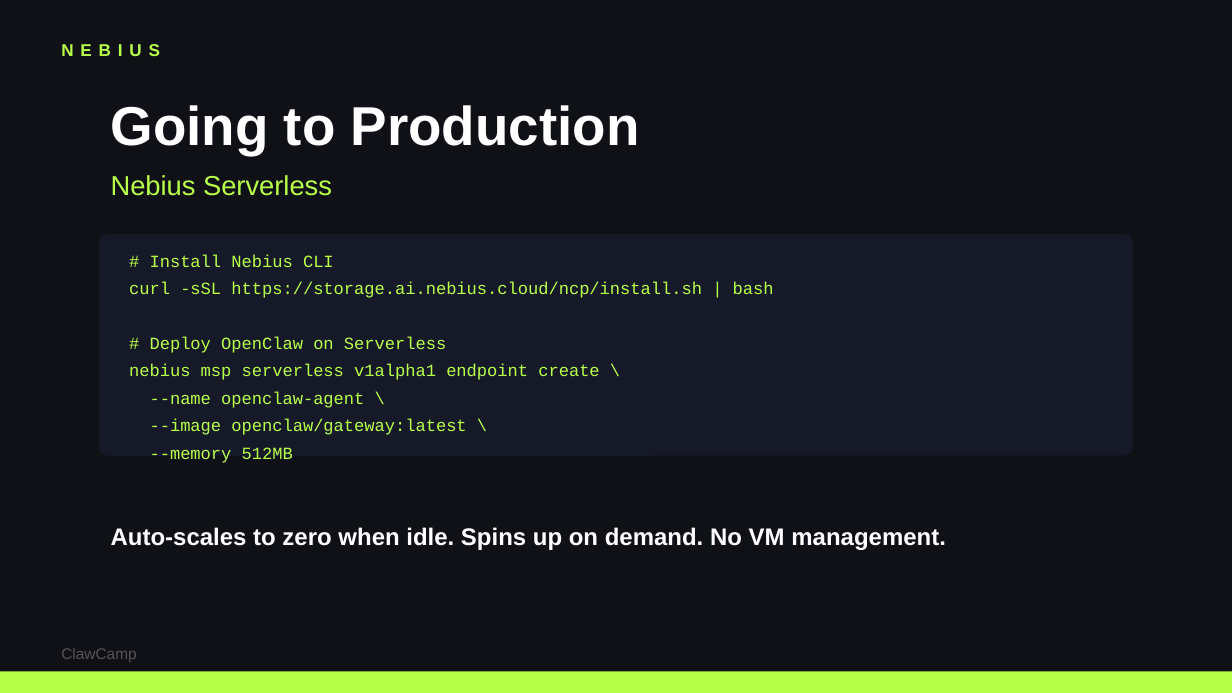
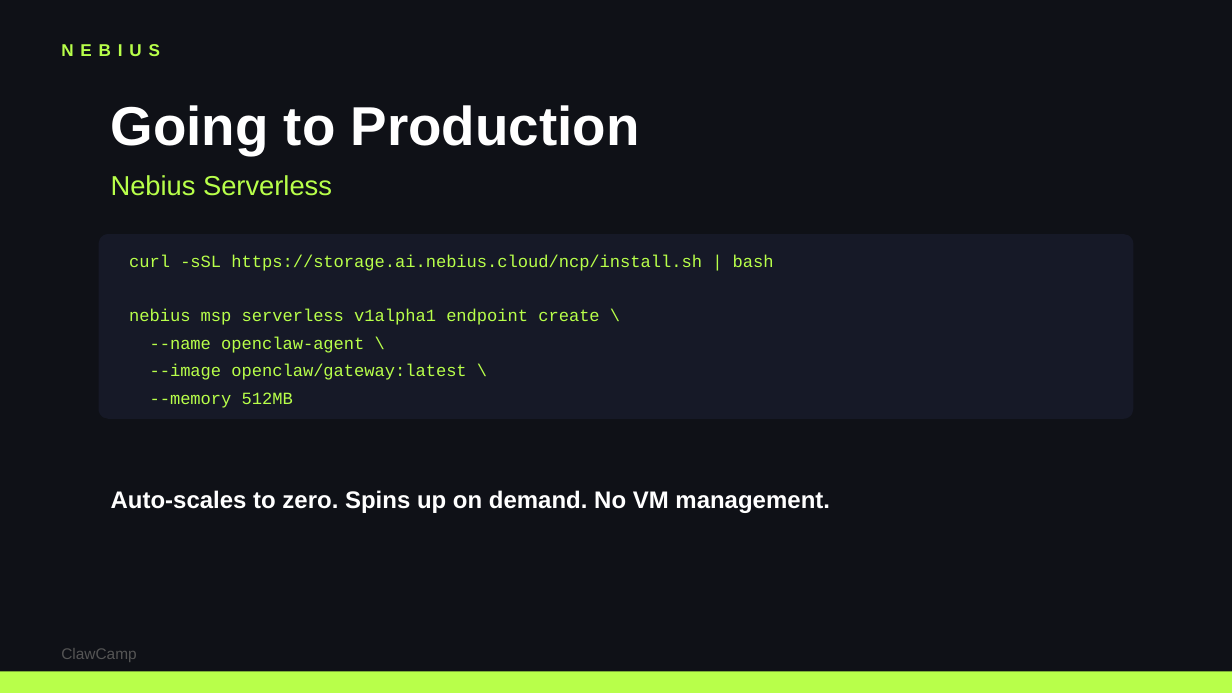
Before and after one commit to colygon/clawcamp-site, a slide deck: slide 14 of workshops/running-openclaw-on-nebius.pptx (slide 15 before the commit). Drawn at 1232x693 pixels with LibreOffice and Linux fonts; fonts in the diff are those of the drawing. Boxes give left, top, right and bottom in pixels: in the first picture for what was removed or moved away, otherwise in the second. Text is boxed around its words. In the diff, an @@ line names an element or a change of style, - is before the commit and + after.

```diff
--- a/workshops/running-openclaw-on-nebius.pptx
+++ b/workshops/running-openclaw-on-nebius.pptx
@@ rounded rectangle: place and size @@
-rounded rectangle at (99,234,1133,456)
+rounded rectangle at (99,234,1133,419)
@@ rounded rectangle at (99,234,1133,419): proportions changed @@
@@ text at (150,254,334,267): paragraph removed @@
-# Install Nebius CLI
@@ text at (150,336,446,353): paragraph removed @@
-# Deploy OpenClaw on Serverless
@@ text at (111,490,830,513): text changed @@
-Auto-scales to zero when idle. Spins up on demand. No VM management.
+Auto-scales to zero. Spins up on demand. No VM management.
```
Also in this commit, not shown: 12 other slides changed, 3 slides added, 4 slides removed.
